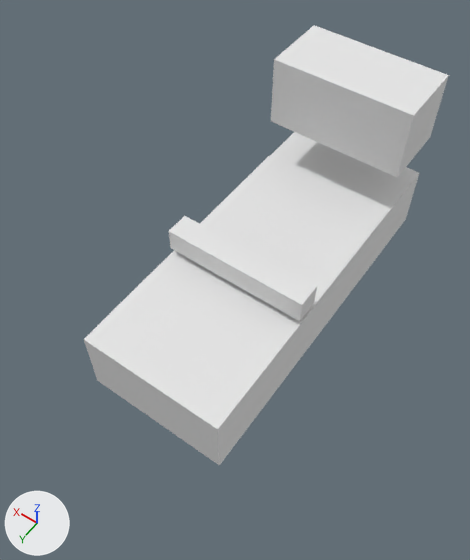
One commit to the Blender file 48PajamaJam/Assets/Levels/level7.blend: the scene before it, then after it.
Rendered twice from a 50 mm lens placed at (-8.86, 18.23, 19.81), pointed at (-0.04, 5.89, 0.41). Lighting does not change. The marker at lower left points along +X, +Y and +Z. The same objects are shown in both versions, whatever each file hides.

The first picture shows 'Light', 'Light Red'.
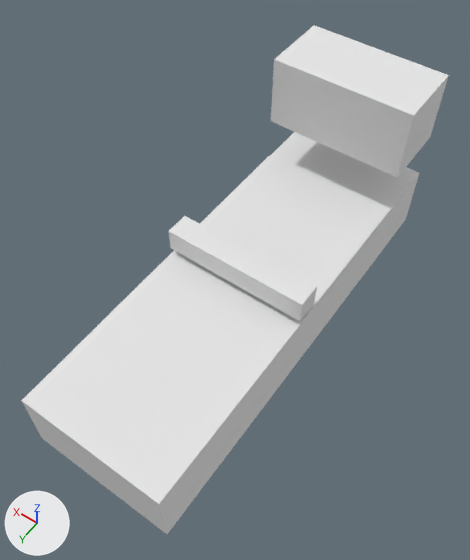
Where the change shows, as pixel boxes (x1, y1, x2, y2) in the pictures (470 x 560 px):
'Light', reshaped (17% wider, 16% taller): before (84, 25, 449, 465); after (21, 25, 449, 534)
part 1 of me_cube, built on: before (84, 340, 219, 465); after (21, 339, 219, 534)

What changed in the scene script:
```text
Change me_cube:
    used by ob_light; location = (0.0, 0.0, 0.0)
    remove me_cube.from_pydata(...)  # 60 vertices, 54 faces; spans x -3.0..3.0, y -4.0..11.0, z -3.0..5.0
    add me_cube.from_pydata(...)  # 66 vertices, 60 faces; spans x -3.0..3.0, y -4.0..14.0, z -3.0..5.0
    me_cube part 1
    2 faces are deleted
    6 new vertices lie (0.0, 3.0, 0.0) away from vertices in x -3.0..3.0, y 11.0, z -3.0..0.0
    8 new faces join them
```
